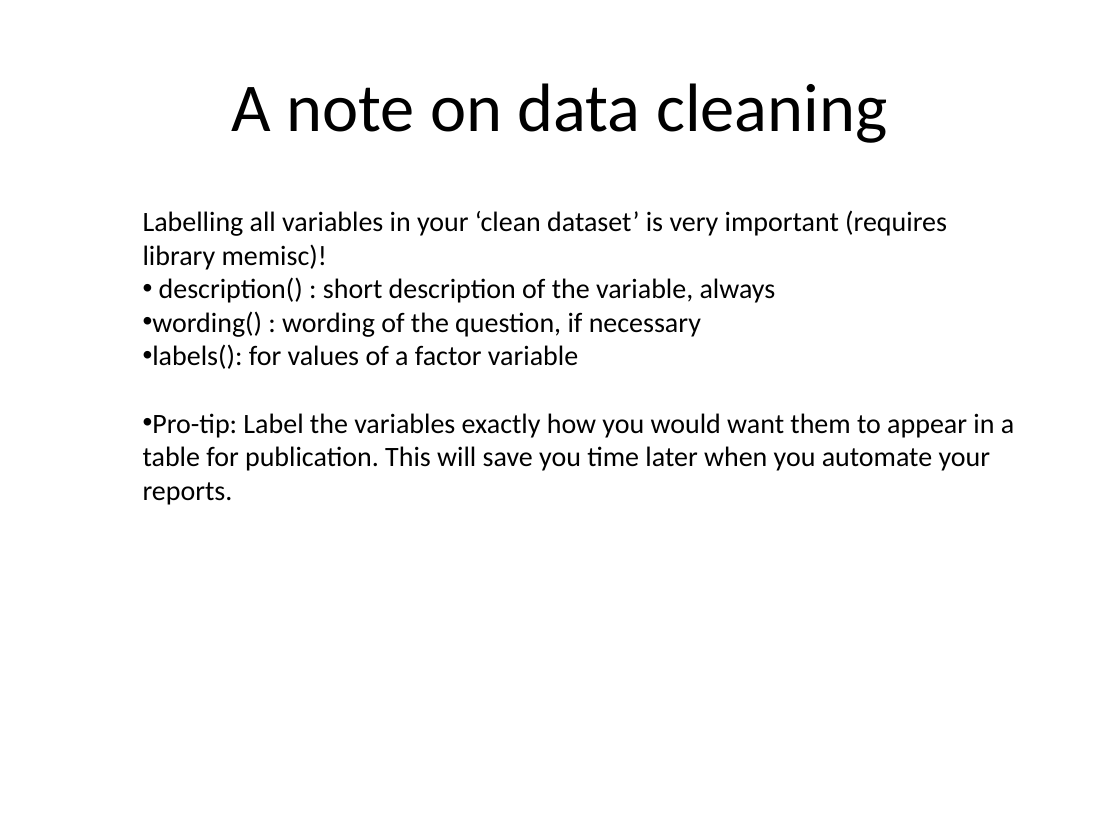
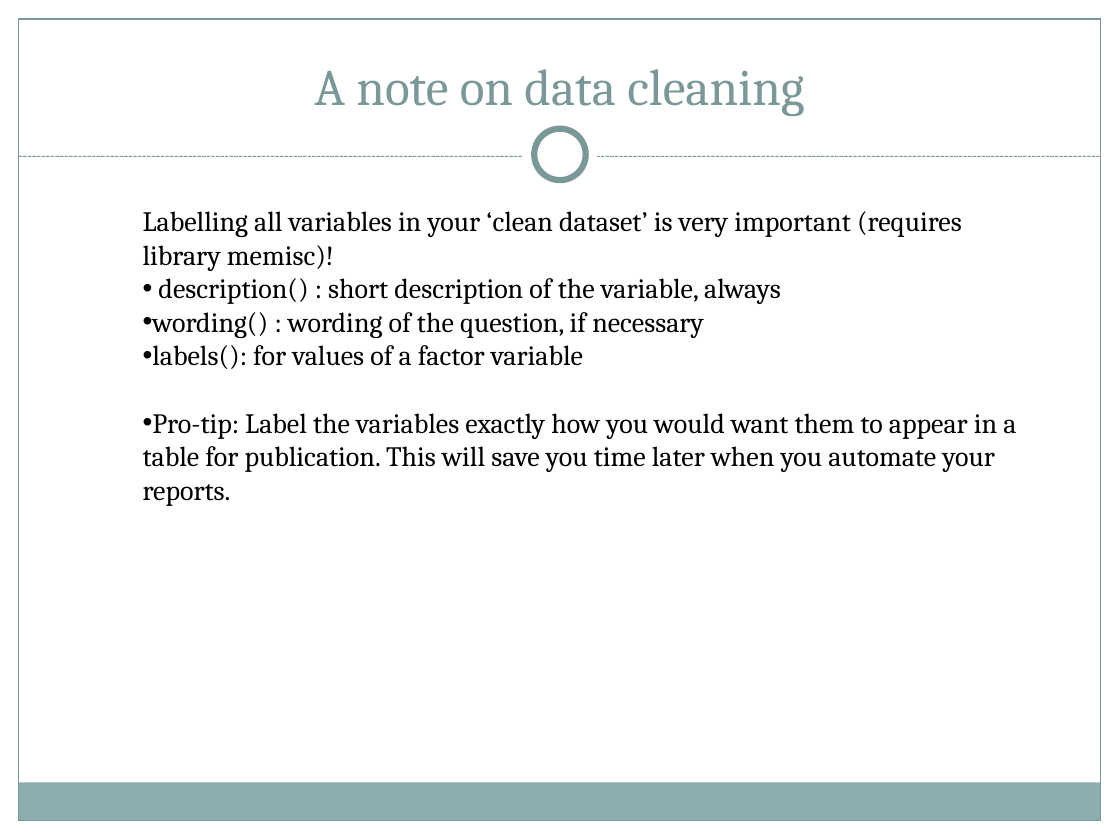
Before and after one commit to roxannebeauclair/RepoWorkFlow, a slide deck: slide 21 of Documents/Presentation Slides/Reproducible reports Delva Group Seminar 29 Feb to 04 March.pptx (slide 9 before the commit). Drawn at 1120x840 pixels with LibreOffice and Linux fonts; fonts in the diff are those of the drawing. Boxes give left, top, right and bottom in pixels: in the first picture for what was removed or moved away, otherwise in the second. Text is boxed around its words. In the diff, an @@ line names an element or a change of style, - is before the commit and + after.

```diff
--- a/Documents/Presentation Slides/Reproducible reports Delva Group Seminar 29 Feb to 04 March.pptx
+++ b/Documents/Presentation Slides/Reproducible reports Delva Group Seminar 29 Feb to 04 March.pptx
@@ rectangle added at [0,0,1120,170], fill #FFFFFF @@
@@ rectangle added at [0,0,19,840], fill #FFFFFF @@
@@ rectangle added at [19,19,1101,821], outline #7C999A 0.75 pt @@
@@ title "A note on data cleaning": place and size @@
-title "A note on data cleaning" at [232,83,887,143]
+title "A note on data cleaning" at [314,69,804,116]
@@ title "A note on data cleaning" at [314,69,804,116]: size 44 to 33 pt, font Calibri to Cambria, text colour #000000 to #7C999A; vertical alignment middle to bottom @@
@@ rectangle added at [1101,0,1120,840], fill #FFFFFF @@
@@ ellipse added at [523,118,598,193], fill #FFFFFF @@
@@ ellipse added at [534,129,586,180], fill #FFFFFF, outline #7C999A 4 pt @@
@@ line added from (19, 157) to (1101, 157), #7C999A 0.75 pt dashed @@
@@ text "Labelling all variables in your ..." at [143,211,1016,506]: font Calibri to Cambria @@
@@ rectangle added at [18,783,1100,821], fill #8CADAE @@
```
Also in this commit, not shown: 13 other slides changed, 14 slides added, 2 slides removed, 7 other files.
